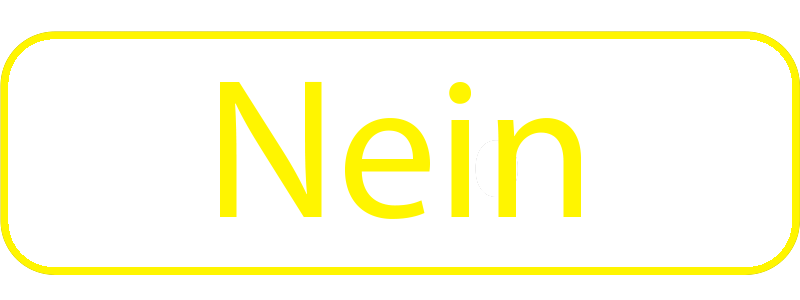
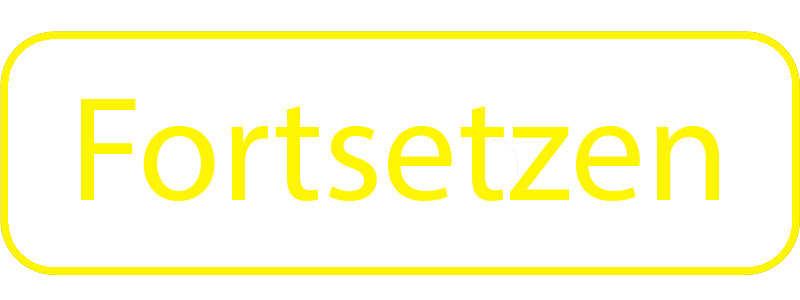
Comparing the layer stacks of the two 800x300 images. Changes:
painted on "Help" over [81, 81, 719, 219]
